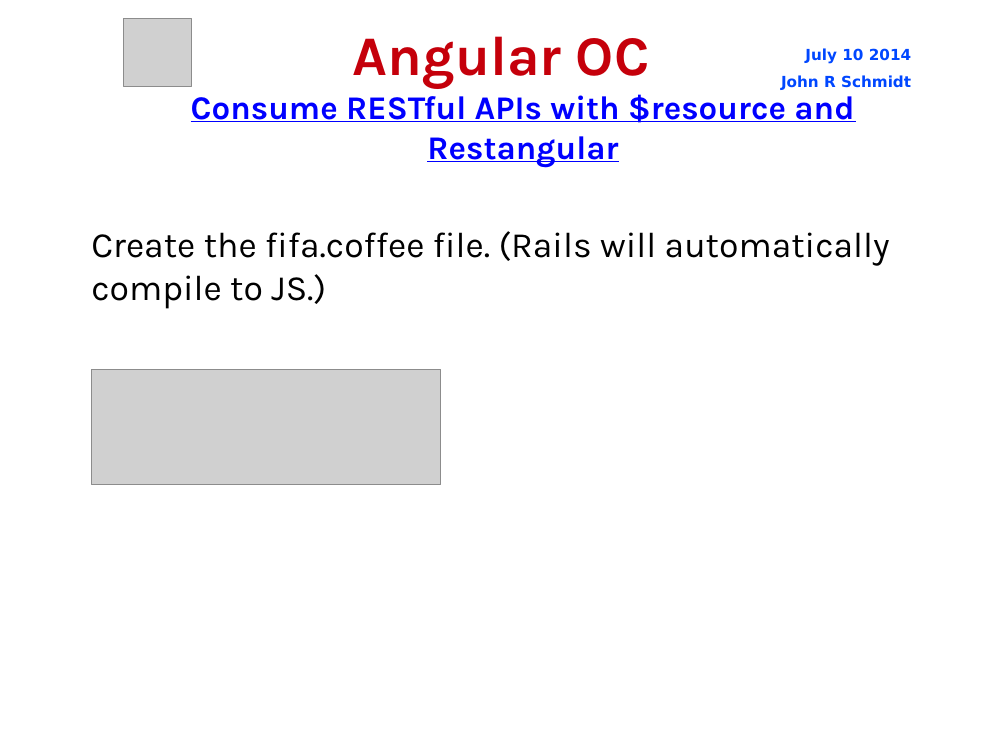
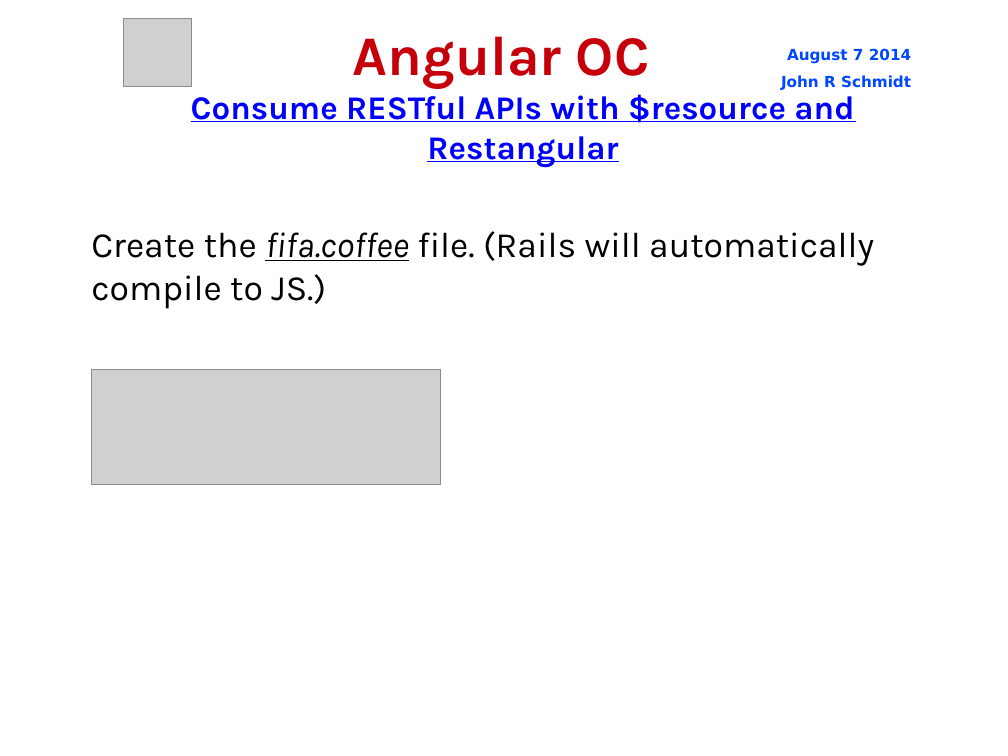
Before and after one commit to jrschmidt/fifa-angular-rest-demo, a slide deck: slide 19 of fifa.odp. Drawn at 1008x756 pixels with LibreOffice and Linux fonts; fonts in the diff are those of the drawing; grey boxes stand for pictures; background and template pictures are left out. Boxes give left, top, right and bottom in pixels: in the first picture for what was removed or moved away, otherwise in the second. Text is boxed around its words. In the diff, an @@ line names an element or a change of style, - is before the commit and + after.

Commit message:
working angular app inside a rails app

```diff
--- a/fifa.odp
+++ b/fifa.odp
@@ text at (787,48,911,64): text changed @@
-July 10 2014
+August 7 2014
@@ subtitle "Create the fifa.coffee file. (Rails ..." at (91,231,874,309): italic on, underline on in "fifa.coffee" @@
```
Also in this commit, not shown: 22 other slides changed, 5 slides added, 16 other files.
